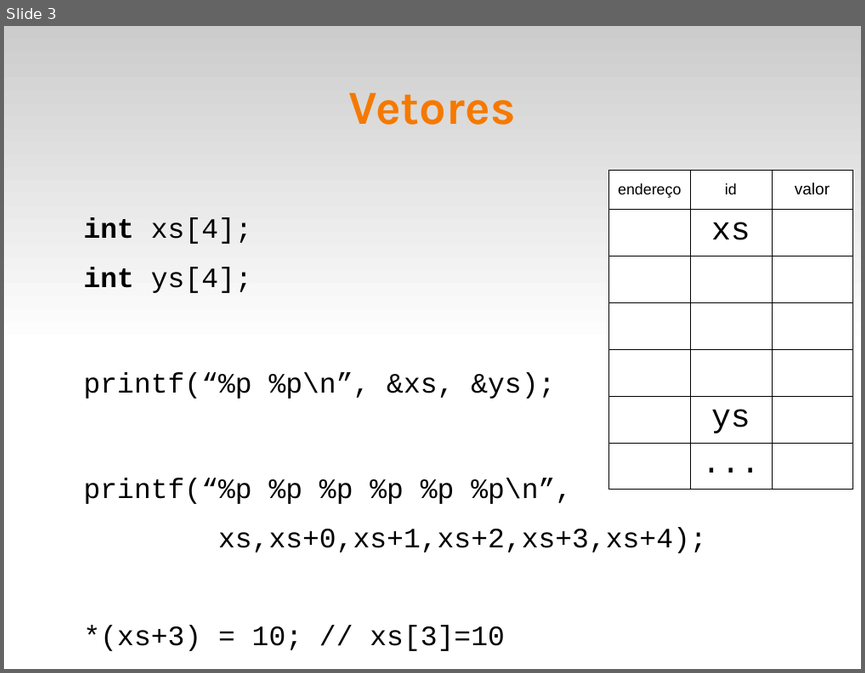
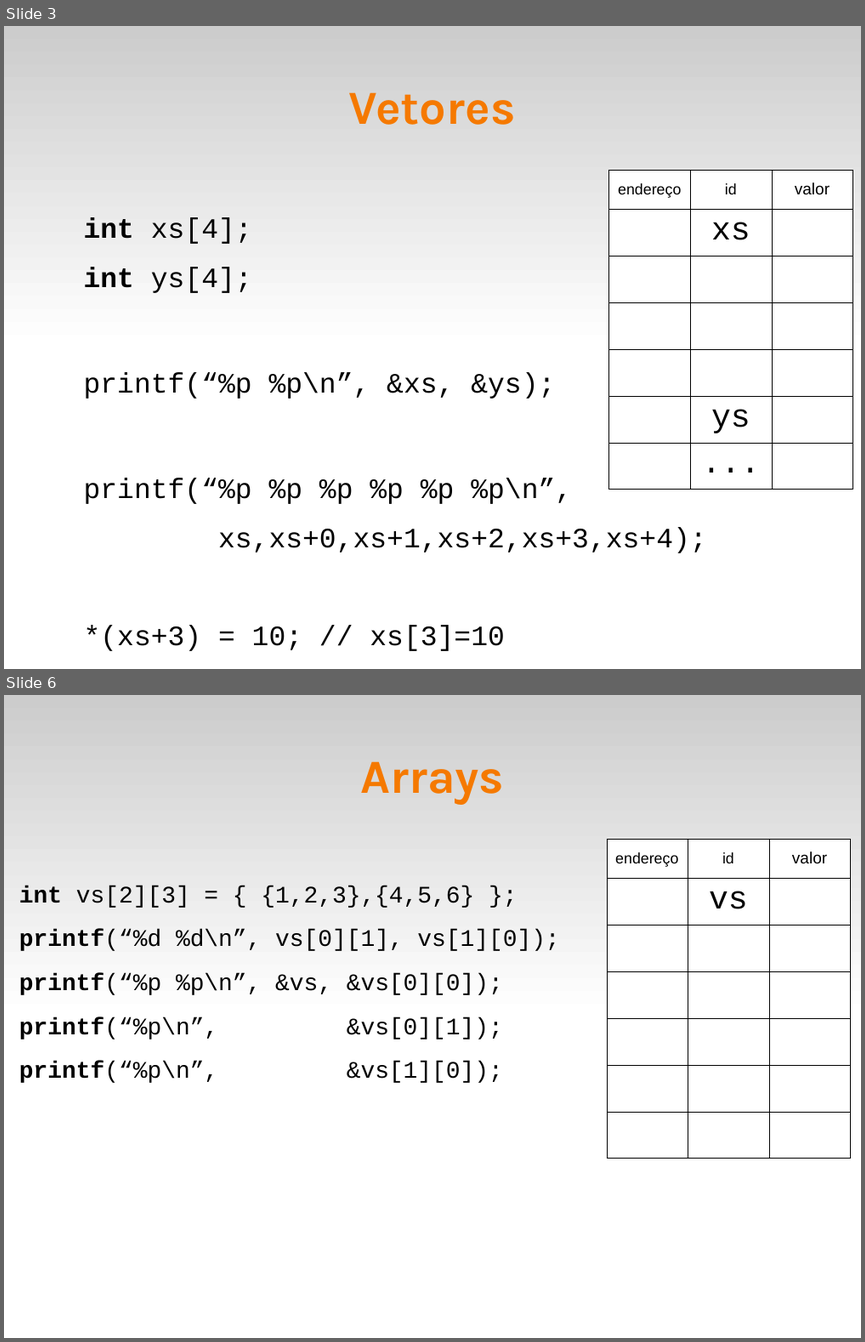
Before and after one commit to fsantanna-uerj/LP1, a slide deck: Slides/lp1-06-vetores.odp. Shown one above the other, each under a label of ours: slide 3 before the commit, slides 3 and 6 after it; the slides between them are not shown. The pictures are 865x673 and 865x1342 pixels, drawn with LibreOffice and Linux fonts; fonts in the diff are those of the drawing. Boxes give left, top, right and bottom in pixels: in the first picture for what was removed or moved away, otherwise in the second. Text is boxed around its words. In the diff, an @@ line names an element or a change of style, - is before the commit and + after.

```diff
--- a/Slides/lp1-06-vetores.odp
+++ b/Slides/lp1-06-vetores.odp
@@ slide 6 added at (4,695,861,1338), background #FFFFFF; not listed: 1 template element that a slide beside it also shows @@
@@ title added at (360,761,504,805), 44 pt, text #F57900, bold @@
+Arrays
@@ table added at (607,839,851,1120), 7 rows, 3 columns @@
+endereço | id | valor
+ | vs | 
+ |  | 
+ |  | 
+ |  | 
+ |  | 
+ |  | 
@@ text added at (19,885,559,1083), 22 pt, text #000000 @@
+int vs[2][3] = { {1,2,3},{4,5,6} };
+printf(“%d %d\n”, vs[0][1], vs[1][0]);
+printf(“%p %p\n”, &vs, &vs[0][0]);
+printf(“%p\n”, &vs[0][1]);
+printf(“%p\n”, &vs[1][0]);
```
Also in this commit, not shown: 2 slides changed, 3 other slides added, 5 other files.
